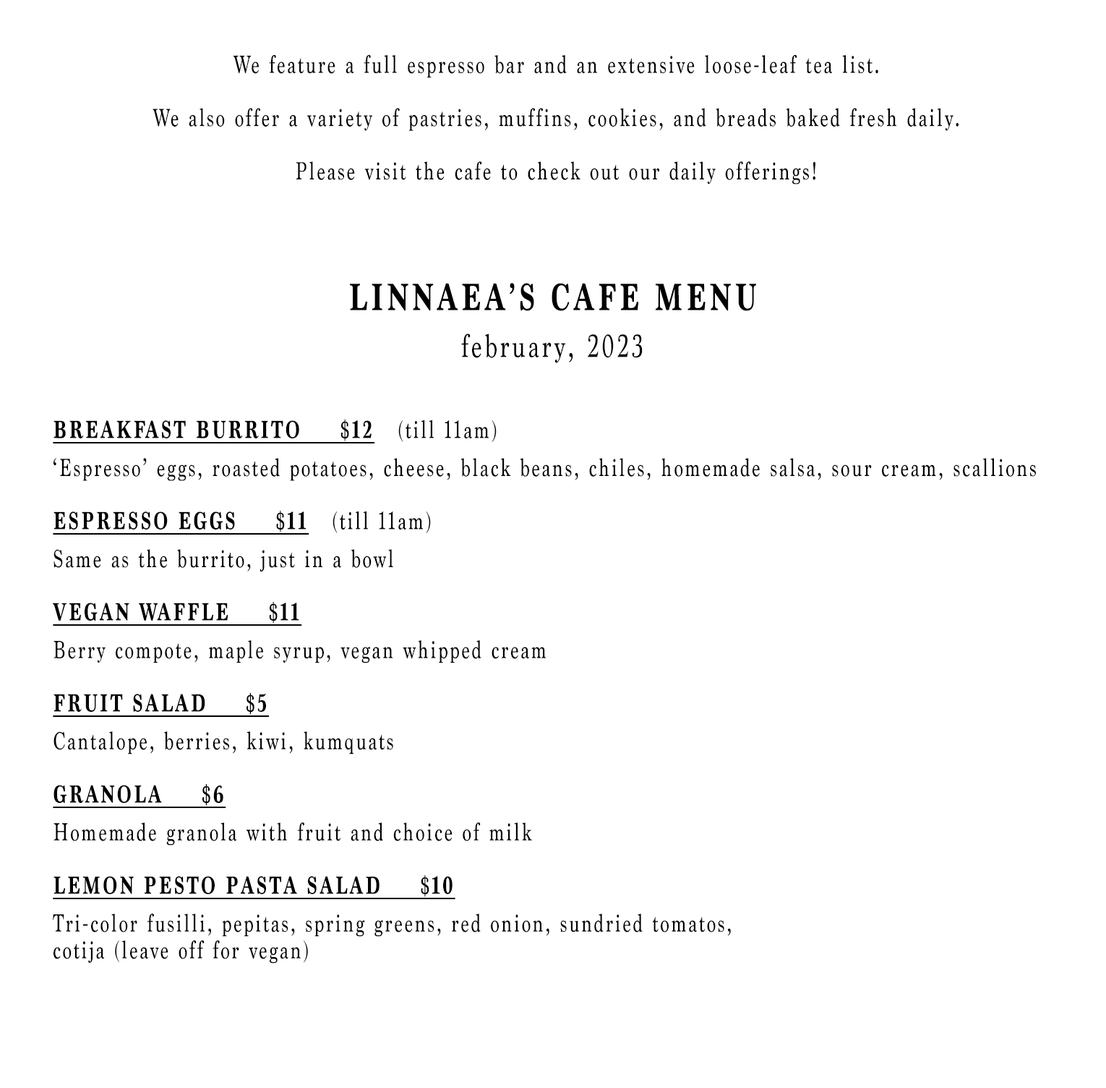
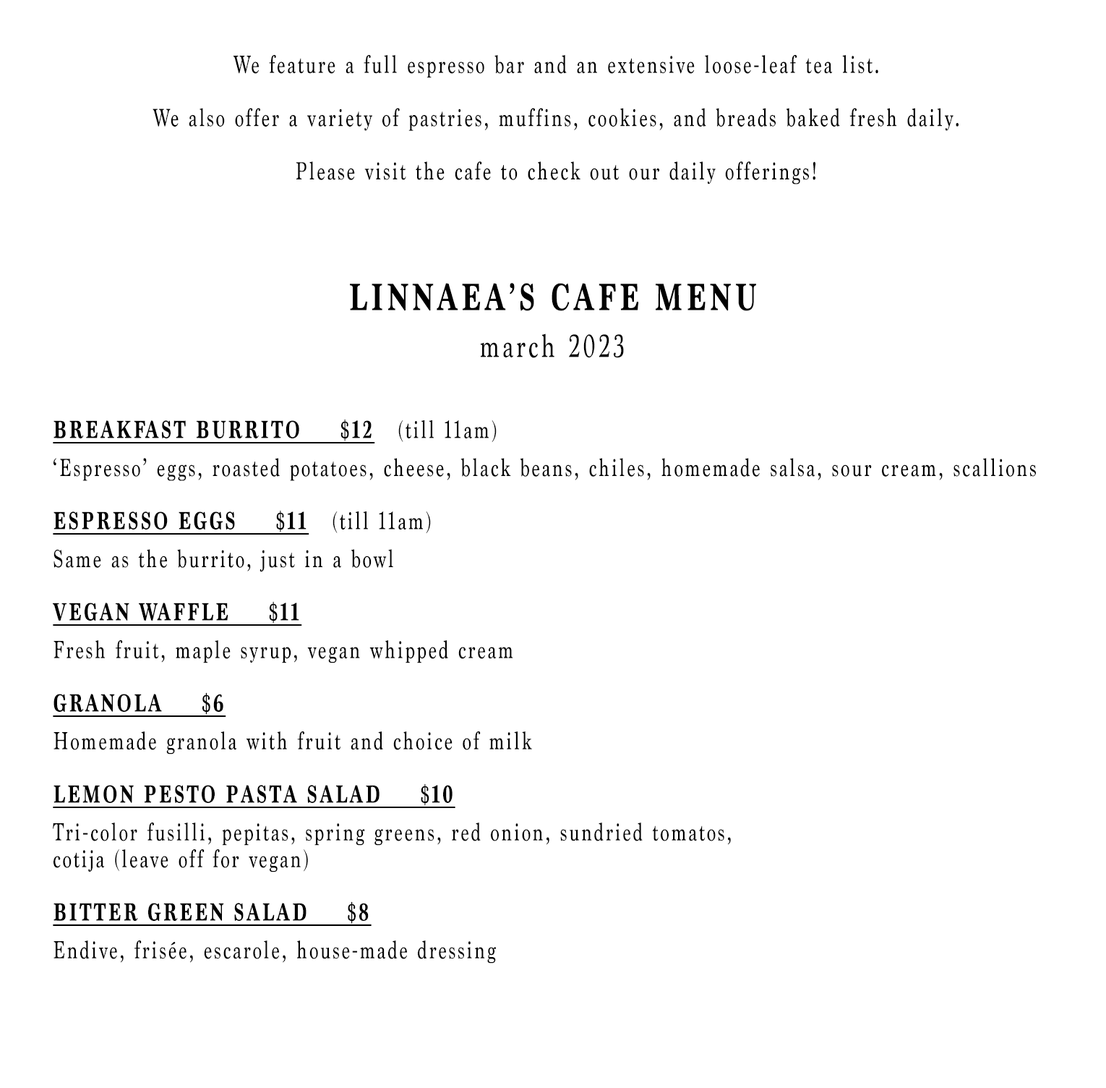
Layer changes from the first 1106 x 1088 image to the second:
renamed "LINNAEA’S CAFE MENU february, 2023" to "LINNAEA’S CAFE MENU march 2023", painted on it over box(461, 333, 643, 364)
painted on "BREAKFAST BURRITO $12 (till 11am) ‘Espresso’ eggs, roa" over box(52, 639, 732, 964)
